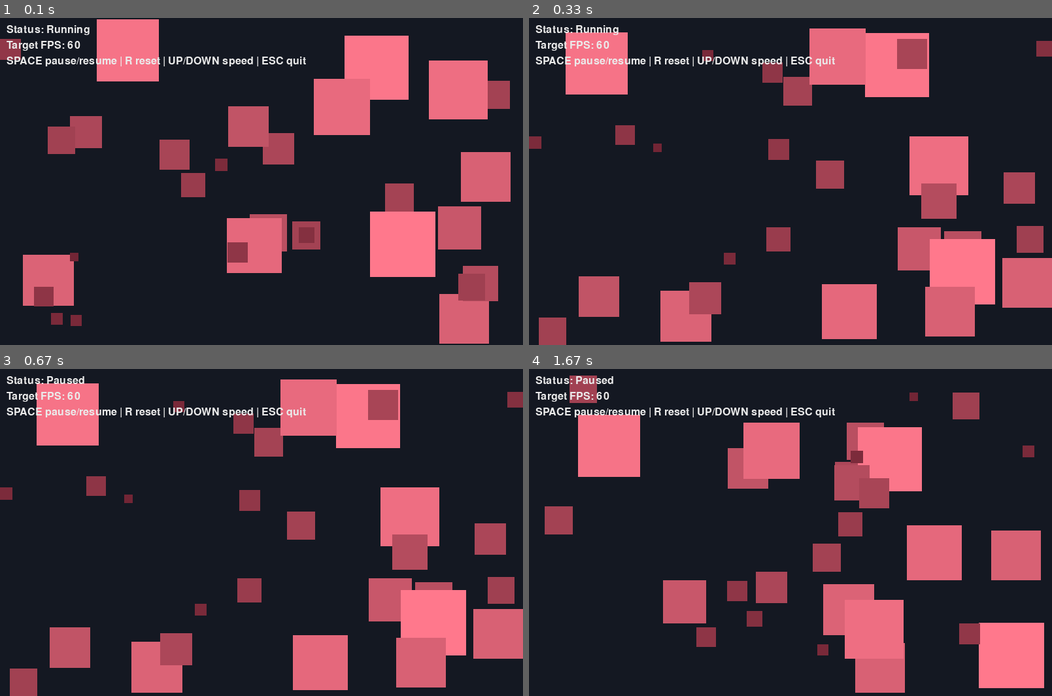
Above: before the commit, frames 1-4 (two rows, left to right).
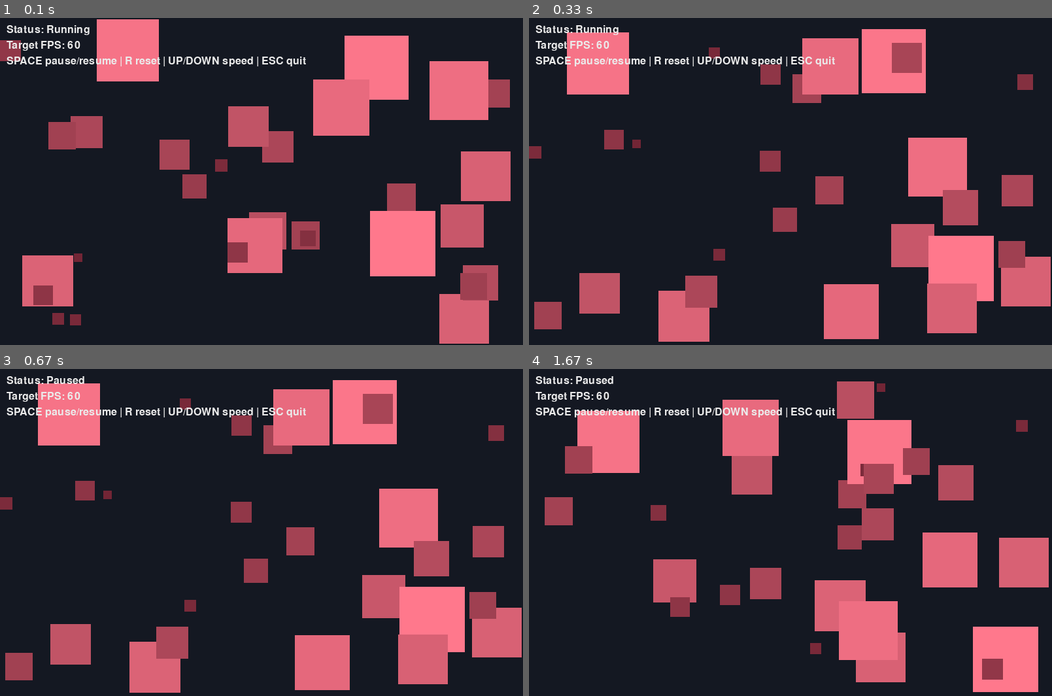
Above: after the commit, the same moments.

Repository: ynehme-coder/lab8-pygame
Game: pygame game, started from main.py
Same seed, same stepped clock (60 frames per second), same inputs: the game is played once before the commit and once after it.
Inputs:
- Up to frame 1 (0.1 s): no input
- Up to frame 2 (0.33 s): no input
- Up to frame 3 (0.67 s): tap Space at 0.33 s
- Up to frame 4 (1.67 s): tap Space at 0.67, 1 s

The runs differ from the first frame. In frame 1, 1.4% of the frame differs, in the area x 0-98%, y 6-95%; in frame 2, 9.0%; in frame 3, 9.0%; in frame 4, 17%, in the area x 3-100%, y 2-99%.

Commit message:
fleeing mod

Diff:
--- a/main.py
+++ b/main.py
@@ -71,16 +71,16 @@
 
 def random_nudge(square: Square) -> None:
 	"""Slightly change direction to create a random-walk feeling."""
-	square.vx += random.uniform(-0.2, 0.2)
-	square.vy += random.uniform(-0.2, 0.2)
+	square.vx += random.uniform(-0.1, 0.1)
+	square.vy += random.uniform(-0.1, 0.1)
 
 	# Keep speed in a sensible range so movement remains visible and stable.
 	square.vx = max(-square.max_speed, min(square.max_speed, square.vx))
 	square.vy = max(-square.max_speed, min(square.max_speed, square.vy))
 
 def apply_flee_behavior(square: Square, all_squares: list[Square]) -> None:
-	flee_radius = 140
-	flee_strength = 0.35
+	flee_radius = 120
+	flee_strength = 0.8
 	push_x = 0.0
 	push_y = 0.0
 
@@ -98,13 +98,13 @@
 			dy = small_cy - predator_cy
 			dist = sqrt(dx**2 + dy**2)
 
-		if dist <= flee_radius:
-			weight = (flee_radius - dist) / flee_radius
-			if dist == 0:
-				continue
-			else:
-				push_x += (dx / dist) * weight
-				push_y += (dy / dist) * weight
+			if dist <= flee_radius:
+				weight = (flee_radius - dist) / flee_radius
+				if dist == 0:
+					continue
+				else:
+					push_x += (dx / dist) * weight
+					push_y += (dy / dist) * weight
 
 	square.vx += push_x * flee_strength
 	square.vy += push_y * flee_strength
